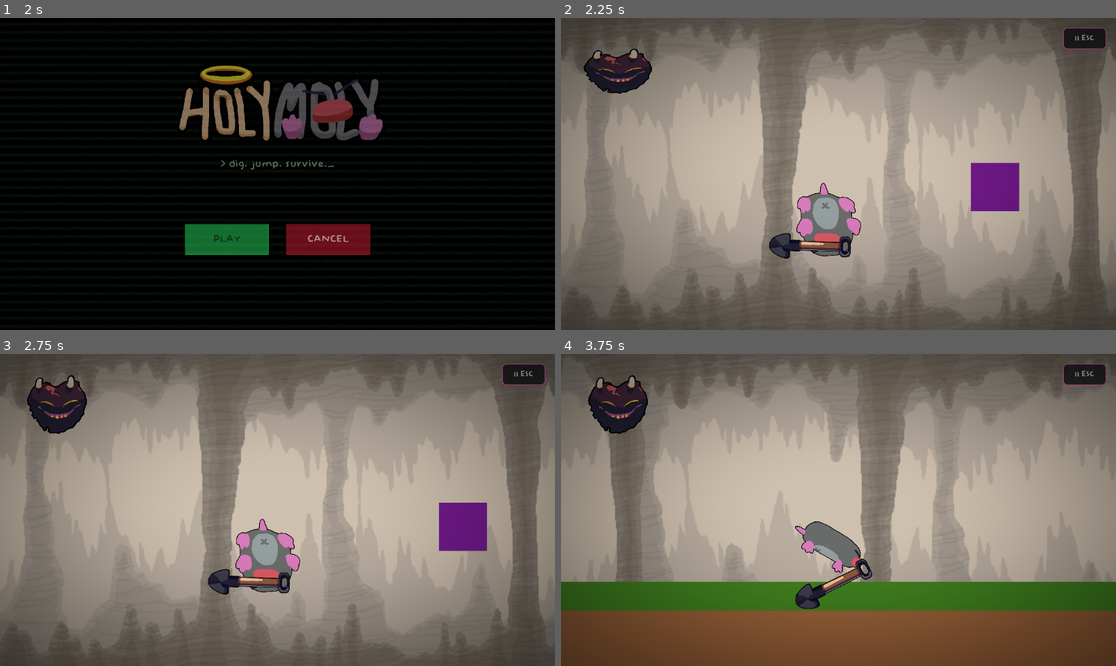
Above: before the commit, frames 1-4 (two rows, left to right).
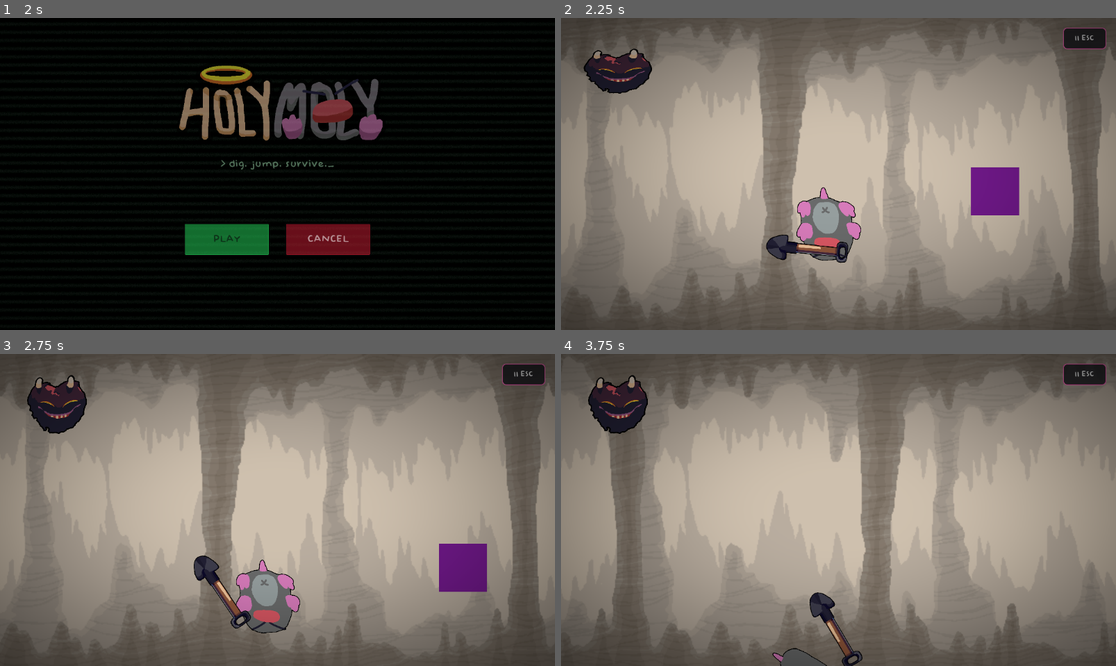
Above: after the commit, the same moments.

Repository: Geofoods/Holy-Moly
Game: Godot game, scene res://scenes/intro.tscn
Two runs of this game, one before a commit and one after it. Both use one fixed random seed, a clock stepped at 60 frames per second and the inputs below.
Inputs (mouse positions are in pixels of both pictures, inside the frame that each line leads up to):
- Up to frame 1 (2 s): tap Enter (ui_accept) at 0.5, 0.77, 1.52 s; move the mouse to (399, 158) at 0.52 s; hold Right (ui_right) from 0.53 s (still down); tap Shift (dig_dash) at 0.6 s; click (399, 158) at 0.67 s; move the mouse to (166, 189) at 1.27 s; tap Alt at 1.35 s
- Up to frame 2 (2.25 s): release Right (ui_right) at 2 s; click "PLAY" at 2 s
- Up to frame 3 (2.75 s): no input
- Up to frame 4 (3.75 s): move the mouse to (894, 441) at 2.77 s; hold Left (ui_left) 2.78-3.53 s; tap Shift (dig_dash) at 2.85 s; move the mouse to (810, 572) at 3.52 s; hold Right (ui_right) from 3.53 s (still down); tap Alt at 3.6 s; click (810, 572) at 3.67 s

Frame 1 is identical in both runs. In frame 2, 1.7% of the frame differs, in the area x 36-83%, y 46-79%; in frame 3, 6.1%; in frame 4, 28%, in the area x 0-100%, y 53-100%.

Commit message:
camera
camera

Diff:
--- a/scenes/main.tscn
+++ b/scenes/main.tscn
@@ -53,6 +53,7 @@
 [node name="Camera2D" type="Camera2D" parent="CharacterBody2D2" unique_id=955812054]
 position = Vector2(92, -296)
 scale = Vector2(4, 4)
+position_smoothing_enabled = true
 
 [node name="Enemy" parent="." unique_id=1155690396 instance=ExtResource("2_enemy")]
 position = Vector2(300, -116)
